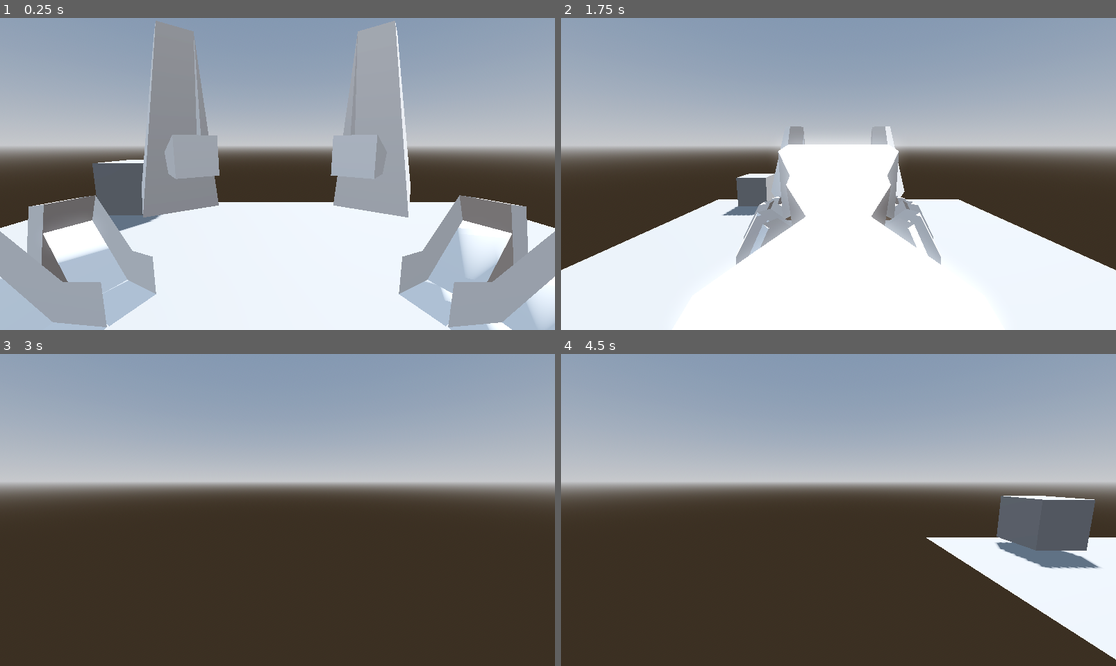
Above: before the commit, frames 1-4 (two rows, left to right).
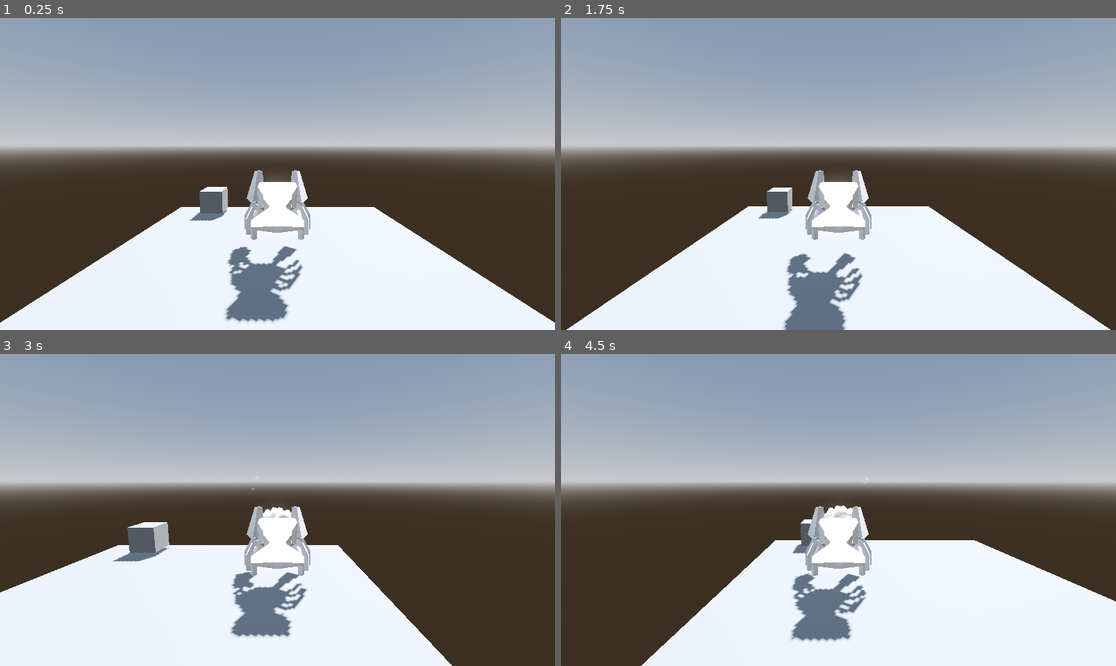
Above: after the commit, the same moments.

Repository: fazilhus/mantis-crab
Game: Godot game, scene res://scenes/game.tscn
Same seed, same stepped clock (60 frames per second), same inputs: the game is played once before the commit and once after it.
Inputs:
- Up to frame 1 (0.25 s): no input
- Up to frame 2 (1.75 s): tap Enter (ui_accept) at 0.5, 0.77, 0.8, 1.07, 1.25, 1.35, 1.52 s; hold D (Right) 0.53-1.28 s; tap Space (Grab) at 0.6, 1.55 s; hold S (Backward) from 1.28 s (still down)
- Up to frame 3 (3 s): tap Enter (ui_accept) at 1.82, 2.3 s; release S (Backward) at 2.03 s; hold D (Right) 2.03-2.78 s; tap Space (Grab) at 2.1, 2.85 s; hold W (Forward) from 2.78 s (still down)
- Up to frame 4 (4.5 s): tap Enter (ui_accept) at 3.02, 3.32, 3.5, 3.6, 3.77, 4.07 s; release W (Forward) at 3.53 s; hold A (Left) from 3.53 s (still down); tap Space (Grab) at 4.35 s

The runs differ from the first frame. In frame 1, 36% of the frame differs, in the area x 0-100%, y 0-100%; in frame 2, 19%; in frame 3, 28%; in frame 4, 29%.

Commit message:
player moves by bubble

Diff:
--- a/scenes/player_character.tscn
+++ b/scenes/player_character.tscn
@@ -4,16 +4,18 @@
 [ext_resource type="Environment" uid="uid://brg3g0uv71dbg" path="res://resources/world_environment.tres" id="2_bvyv1"]
 [ext_resource type="PackedScene" uid="uid://dqb6myuv8oh2k" path="res://scenes/mantis crab placeholder.fbx" id="2_e8b2q"]
 
-[sub_resource type="SphereMesh" id="SphereMesh_t8ixl"]
-
 [sub_resource type="SphereShape3D" id="SphereShape3D_iukbm"]
 
 [node name="PlayerCharacter" type="CharacterBody3D"]
 script = ExtResource("1_w7rqf")
 
-[node name="MeshInstance3D" type="MeshInstance3D" parent="."]
-visible = false
-mesh = SubResource("SphereMesh_t8ixl")
+[node name="Model" parent="." instance=ExtResource("2_e8b2q")]
+unique_name_in_owner = true
+transform = Transform3D(0.61, 0, 0, 0, 0.61, 0, 0, 0, 0.61, 0, 0, 0)
+
+[node name="BubbleMarker" type="Marker3D" parent="Model"]
+unique_name_in_owner = true
+transform = Transform3D(1.63934, 0, 0, 0, 1.63934, 0, 0, 0, 1.63934, 0, 0.767497, -3.27869)
 
 [node name="CollisionShape3D" type="CollisionShape3D" parent="."]
 shape = SubResource("SphereShape3D_iukbm")
@@ -23,14 +25,11 @@
 transform = Transform3D(1, 0, 0, 0, 1, 0, 0, 0, 1, 0, 2, 5)
 
 [node name="Camera3D" type="Camera3D" parent="CameraGimble_Node3D"]
+transform = Transform3D(1, 0, 0, 0, 0.990268, 0.139173, 0, -0.139173, 0.990268, 0, 0.281234, 0.188634)
 environment = ExtResource("2_bvyv1")
-transform = Transform3D(1, 0, 0, 0, 0.990268, 0.139173, 0, -0.139173, 0.990268, 0, 0.281234, 0.188634)
 
-[node name="mantis crab placeholder" parent="." instance=ExtResource("2_e8b2q")]
-transform = Transform3D(0.61, 0, 0, 0, 0.61, 0, 0, 0, 0.61, 0, 0, 0)
+[node name="GrabMarker" type="Marker3D" parent="."]
+transform = Transform3D(1, 0, 0, 0, 1, 0, 0, 0, 1, -0.716627, 0.640838, -1.11121)
 
 [node name="OmniLight3D" type="OmniLight3D" parent="."]
 transform = Transform3D(1, 0, 0, 0, 1, 0, 0, 0, 1, 0, 5.02954, 0)
-
-[node name="GrabMarker" type="Marker3D" parent="."]
-transform = Transform3D(1, 0, 0, 0, 1, 0, 0, 0, 1, -0.716627, 0.640838, -1.11121)
--- a/scripts/bubble.gd
+++ b/scripts/bubble.gd
@@ -5,9 +5,11 @@
 
 @onready var mesh = %BubbleMesh
 
+const MAX_POWER = 10
 
 var tween : Tween
 var power: float
+var parent: Node3D
 
 # Called when the node enters the scene tree for the first time.
 func _ready():
@@ -17,26 +19,28 @@
 func _process(_delta):
 	pass
 
-static func create(bubblePosition: Node, chargeRate: float) -> Bubble:
+static func create(bubblePosition: Node3D, chargeRate: float) -> Bubble:
 	var bubble = preload("res://scenes/bubble.tscn").instantiate()
 	bubblePosition.add_child(bubble)
+	bubble.parent = bubblePosition
 	bubble.global_position = bubblePosition.global_position
 
 	bubble.tween = bubble.create_tween()
 
 	bubble.tween.tween_property(bubble.mesh, "scale", Vector3(1.5, 1.5, 1.5), 1/chargeRate)
-	bubble.tween.parallel().tween_property(bubble, "power", 5, 1/chargeRate)
+	bubble.tween.parallel().tween_property(bubble, "power", MAX_POWER, 1/chargeRate)
 
 
 	return bubble
 
 func release():
 	SignalBuss.bubble_release.emit(power)
+
 	var implosion_instance = FX_Implosion.instantiate()
-	get_parent().add_child(implosion_instance)
-	implosion_instance.set_as_top_level(true)
-	implosion_instance.global_position = global_position
-	get_parent().remove_child(self)
+	parent.add_child(implosion_instance)
+	implosion_instance.global_position = parent.global_position
+
+	parent.remove_child(self)
 
 
 func cancel():
--- a/scripts/player_character.gd
+++ b/scripts/player_character.gd
@@ -3,7 +3,7 @@
 
 const SPEED = 5.0
 const JUMP_VELOCITY = 4.5
-const AIR_RESISTANCE = 2
+const AIR_RESISTANCE = 0.3
 const STAMINA_MAX = 3
 
 var shoot: Vector3
@@ -21,10 +21,6 @@
 	# Add the gravity.
 	if not is_on_floor():
 		velocity += get_gravity() * delta
-
-	# Handle jump.
-	if Input.is_action_just_pressed("ui_accept") and is_on_floor():
-		velocity.y = JUMP_VELOCITY
 
 	if can_grab and Input.is_action_just_pressed("Grab"):
 		grab()
@@ -44,10 +40,6 @@
 
 	move_and_slide()
 
-
-	move_and_slide()
-	camera_gimble.position = self.position
-
 func _unhandled_input(event: InputEvent):
 	pass
 
@@ -56,7 +48,7 @@
 
 func bubble_logic():
 	if Input.is_action_just_pressed("ui_accept") and stamina > 1:
-		bubble = Bubble.create(self, stamina)
+		bubble = Bubble.create(%BubbleMarker, stamina)
 		stamina -= 1
 	if Input.is_action_just_released("ui_accept") and bubble != null:
 		bubble.release()
@@ -69,8 +61,11 @@
 	shoot.y = move_toward(shoot.y, 0, AIR_RESISTANCE)
 	shoot.z = move_toward(shoot.z, 0, AIR_RESISTANCE)
 
+	%Model.global_position = global_position
+
 func on_bubble_release(power: float):
-	shoot = Vector3(0,1,1) * power
+	shoot = (%BubbleMarker.global_position - global_position) * power
+	print(shoot)
 
 func grab():
 	#TODO tween a swinging motion and apply force
